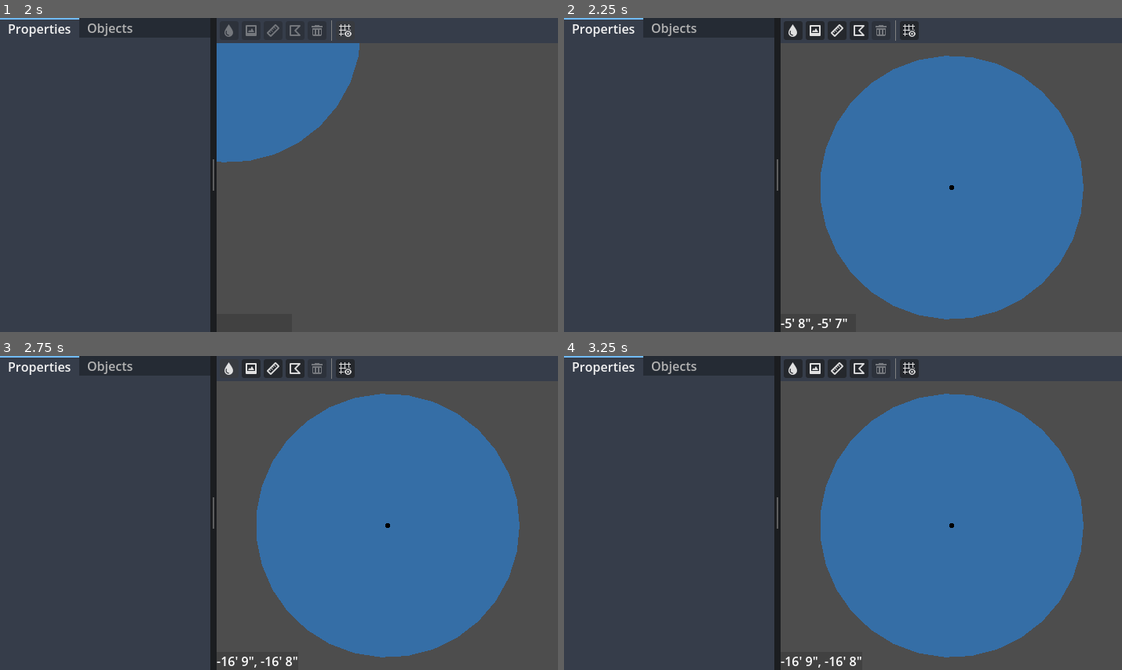
Above: before the commit, frames 1-4 (two rows, left to right).
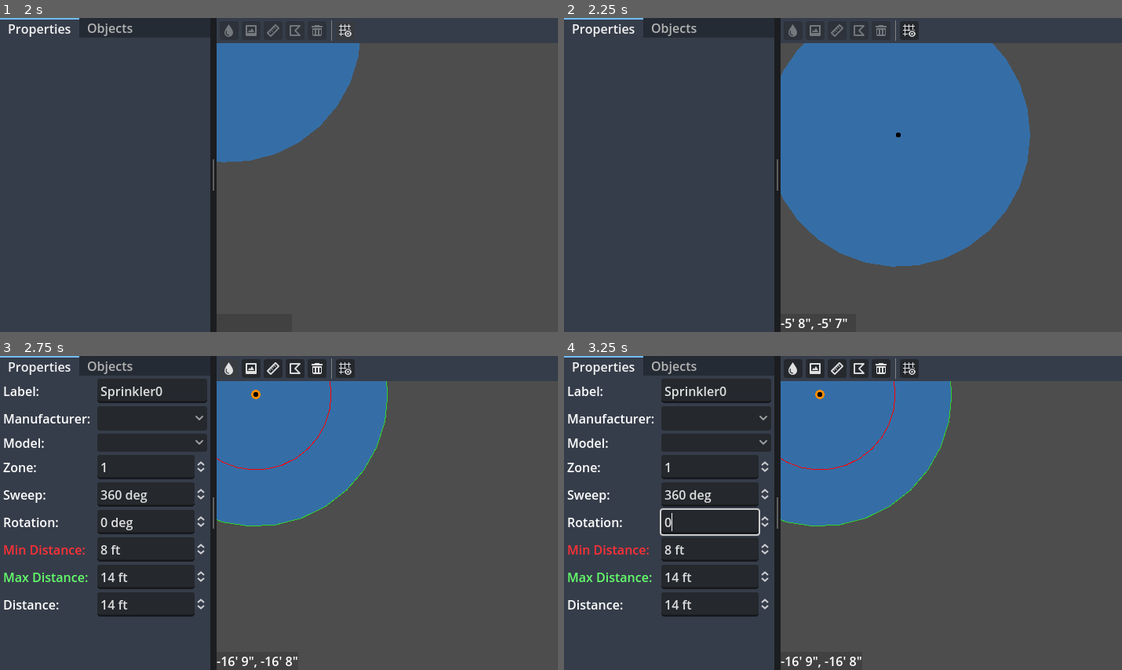
Above: after the commit, the same moments.

Repository: hankedan000/yardscaper
Game: Godot game, scene res://scenes/ui/LayoutPanel/LayoutPanel.tscn
Same seed, same stepped clock (60 frames per second), same inputs: the game is played once before the commit and once after it. This scene is started directly instead of the project's main scene.
Inputs (mouse positions are in pixels of both pictures, inside the frame that each line leads up to):
- Up to frame 1 (2 s): click (228, 30) at 0.5 s; click (345, 30) at 1.25 s
- Up to frame 2 (2.25 s): tap Enter at 2 s; drag from (949, 187) to (792, 30) at 2.02 s
- Up to frame 3 (2.75 s): no input
- Up to frame 4 (3.25 s): drag from (731, 528) to (949, 525) at 2.77 s

Frame 1 is identical in both runs. In frame 2, 19% of the frame differs, in the area x 38-94%, y 2-96%; in frame 3, 45%; in frame 4, 46%, in the area x 0-94%, y 2-96%.

Commit message:
Selects newly added object so properties pane gets populated immediately

Diff:
--- a/SprinklerDesigner/scenes/ui/LayoutPanel/LayoutPanel.gd
+++ b/SprinklerDesigner/scenes/ui/LayoutPanel/LayoutPanel.gd
@@ -125,13 +125,28 @@
 	if not _is_point_over_world(click_pos):
 		return
 
-	var pos_in_world_px = world_view.global_xy_to_pos_in_world(click_pos)
 	match mode:
 		Mode.Idle:
 			if _hovered_obj:
 				if not Input.is_key_pressed(KEY_CTRL) and _hovered_obj not in _selected_objs:
 					_clear_selected_objects()
 				_add_selected_object(_hovered_obj)
+
+func _handle_left_click_release(click_pos: Vector2):
+	var pos_in_world_px = world_view.global_xy_to_pos_in_world(click_pos)
+	match mode:
+		Mode.Idle:
+			if not Input.is_key_pressed(KEY_CTRL):
+				_clear_selected_objects()
+			if _hovered_obj:
+				_add_selected_object(_hovered_obj)
+		Mode.MovingObjects:
+			for obj in _selected_objs:
+				if obj is MoveableNode2D:
+					obj.finish_move()
+			_move_undo_batch = null
+			_mouse_move_start_pos_px = null
+			mode = Mode.Idle
 		Mode.AddSprinkler:
 			TheProject.add_object(sprinkler_to_add)
 			sprinkler_to_add = null
@@ -149,23 +164,6 @@
 			poly_to_add.set_point(poly_edit_point_idx, pos_in_world_px)
 			poly_to_add.add_point(pos_in_world_px)
 			poly_edit_point_idx = poly_to_add.point_count() - 1
-		_:
-			push_warning("unsupported left click for mode '%s'" % Mode.keys()[mode])
-
-func _handle_left_click_release():
-	match mode:
-		Mode.Idle:
-			if not Input.is_key_pressed(KEY_CTRL):
-				_clear_selected_objects()
-			if _hovered_obj:
-				_add_selected_object(_hovered_obj)
-		Mode.MovingObjects:
-			for obj in _selected_objs:
-				if obj is MoveableNode2D:
-					obj.finish_move()
-			_move_undo_batch = null
-			_mouse_move_start_pos_px = null
-			mode = Mode.Idle
 
 func _handle_held_obj_move(mouse_pos_in_world_px: Vector2) -> void:
 	if _mouse_move_start_pos_px == null:
@@ -330,6 +328,9 @@
 		TheProject.ChangeType.ADD:
 			if not obj_in_world:
 				world_view.objects.add_child(obj)
+			if obj is PickableNode2D:
+				_clear_selected_objects()
+				_add_selected_object(obj)
 		TheProject.ChangeType.REMOVE:
 			if obj_in_world:
 				world_view.objects.remove_child(obj)
@@ -392,7 +393,7 @@
 					if event.pressed:
 						_handle_left_click(event.global_position)
 					else:
-						_handle_left_click_release()
+						_handle_left_click_release(event.global_position)
 			MOUSE_BUTTON_RIGHT:
 				_cancel_mode() # will only cancel if possible
 	elif event is InputEventMouseMotion:
--- a/SprinklerDesigner/scenes/world_objects/PickableNode2D/PickableNode2D.gd
+++ b/SprinklerDesigner/scenes/world_objects/PickableNode2D/PickableNode2D.gd
@@ -4,19 +4,18 @@
 @onready var pick_area := $PickArea
 @onready var pick_coll_shape := $PickArea/CollisionShape2D
 
-var hovering : bool = false : set = set_hovering
-var picked : bool = false : set = set_picked
+var hovering : bool = false:
+	set(value):
+		hovering = value
+		queue_redraw()
+
+var picked : bool = false:
+	set(value):
+		picked = value
+		queue_redraw()
 
 func get_global_center() -> Vector2:
 	return global_position
 
-func set_hovering(value: bool):
-	hovering = value
-	queue_redraw()
-
-func set_picked(value: bool):
-	picked = value
-	queue_redraw()
-
 func get_subclass() -> String:
 	return "PickableNode2D"
